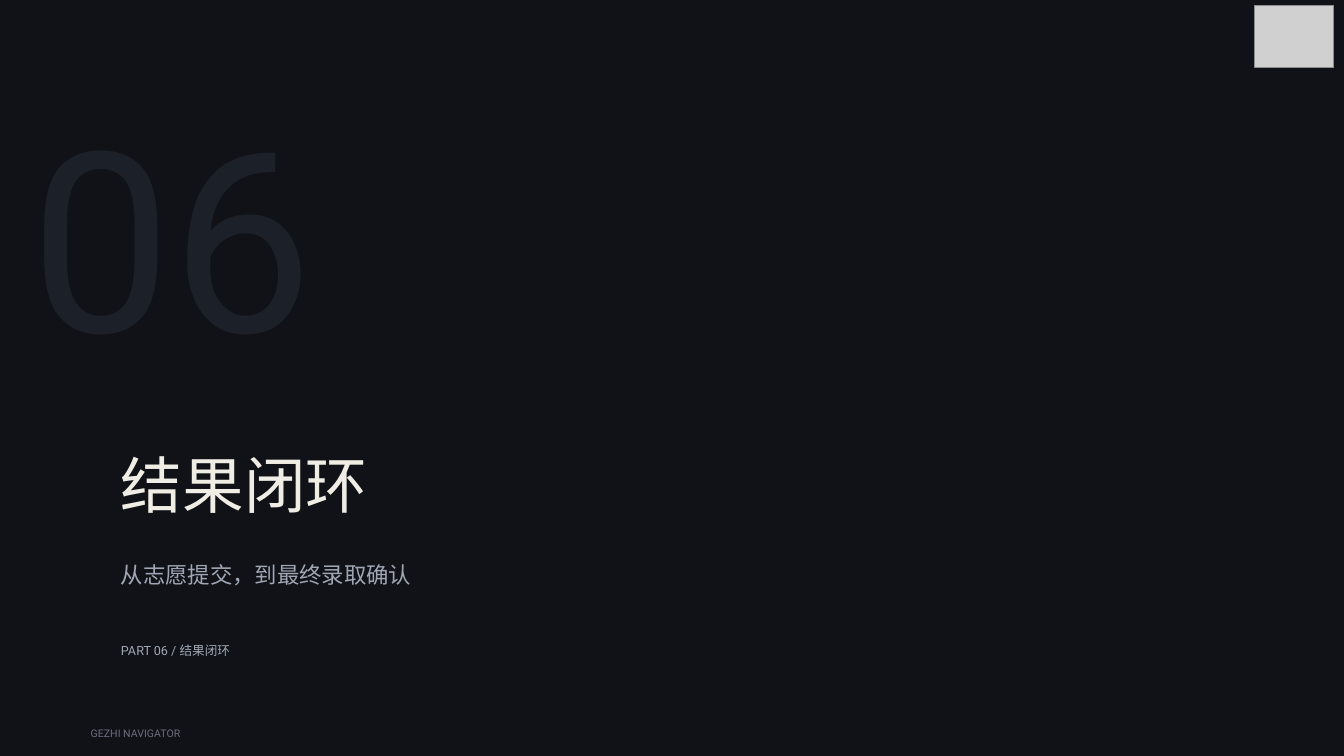
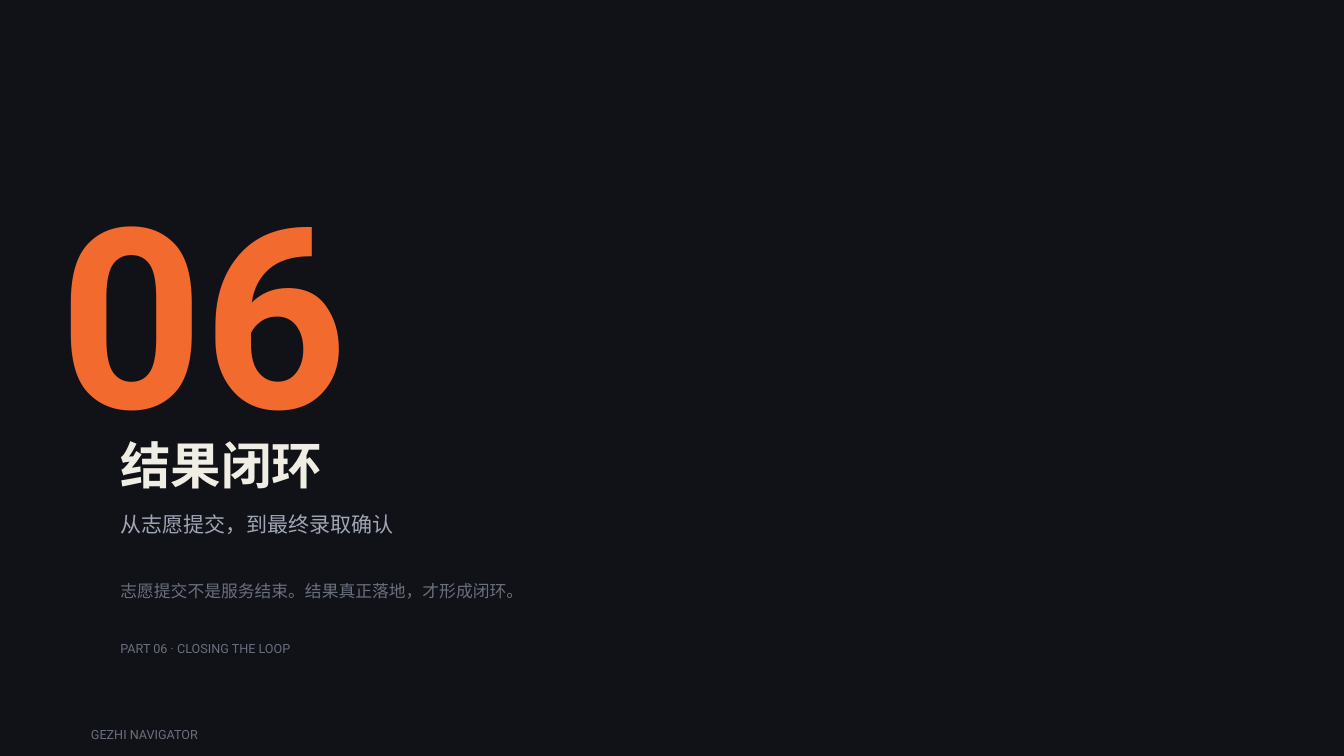
Before and after one commit to daiky5201314-coder/GEZHI-NAVIGATOR-PPT-SKILL, a slide deck: slide 22 of references/source/格知导师计划第二课.pptx. Drawn at 1344x756 pixels with LibreOffice and Linux fonts; fonts in the diff are those of the drawing; grey boxes stand for pictures. Boxes give left, top, right and bottom in pixels: in the first picture for what was removed or moved away, otherwise in the second. Text is boxed around its words. In the diff, an @@ line names an element or a change of style, - is before the commit and + after.

```diff
--- a/references/source/格知导师计划第二课.pptx
+++ b/references/source/格知导师计划第二课.pptx
@@ picture removed at (x1=1255, y1=5, x2=1334, y2=68) @@
@@ text added at (x1=59, y1=226, x2=348, y2=466), 180 pt, text #F26A2E, bold @@
+06
@@ text "结果闭环" at (x1=120, y1=441, x2=322, y2=489): size 44 to 36 pt, bold on; line spacing 1 to 1.25 @@
@@ text "从志愿提交，到最终录取确认" moved from (x1=121, y1=564, x2=411, y2=585) to (x1=120, y1=514, x2=393, y2=534) @@
@@ text "从志愿提交，到最终录取确认" at (x1=120, y1=514, x2=393, y2=534): size 16 to 15 pt; line spacing 1 to 1.25 @@
@@ text at (x1=120, y1=583, x2=523, y2=599): text changed; size 9 to 12 pt; font Roboto to Noto Sans CJK SC; text colour #A0A6B4 to #6A6F7D @@
-PART 06 / 结果闭环
+志愿提交不是服务结束。结果真正落地，才形成闭环。
@@ text added at (x1=120, y1=644, x2=291, y2=653), 9 pt, text #6A6F7D @@
+PART 06 · CLOSING THE LOOP
@@ text "GEZHI NAVIGATOR" at (x1=91, y1=730, x2=198, y2=739): size 7.5 to 9 pt; line spacing 1 to 1.25 @@
```
Also in this commit, not shown: 23 other slides changed, 5 other files.
